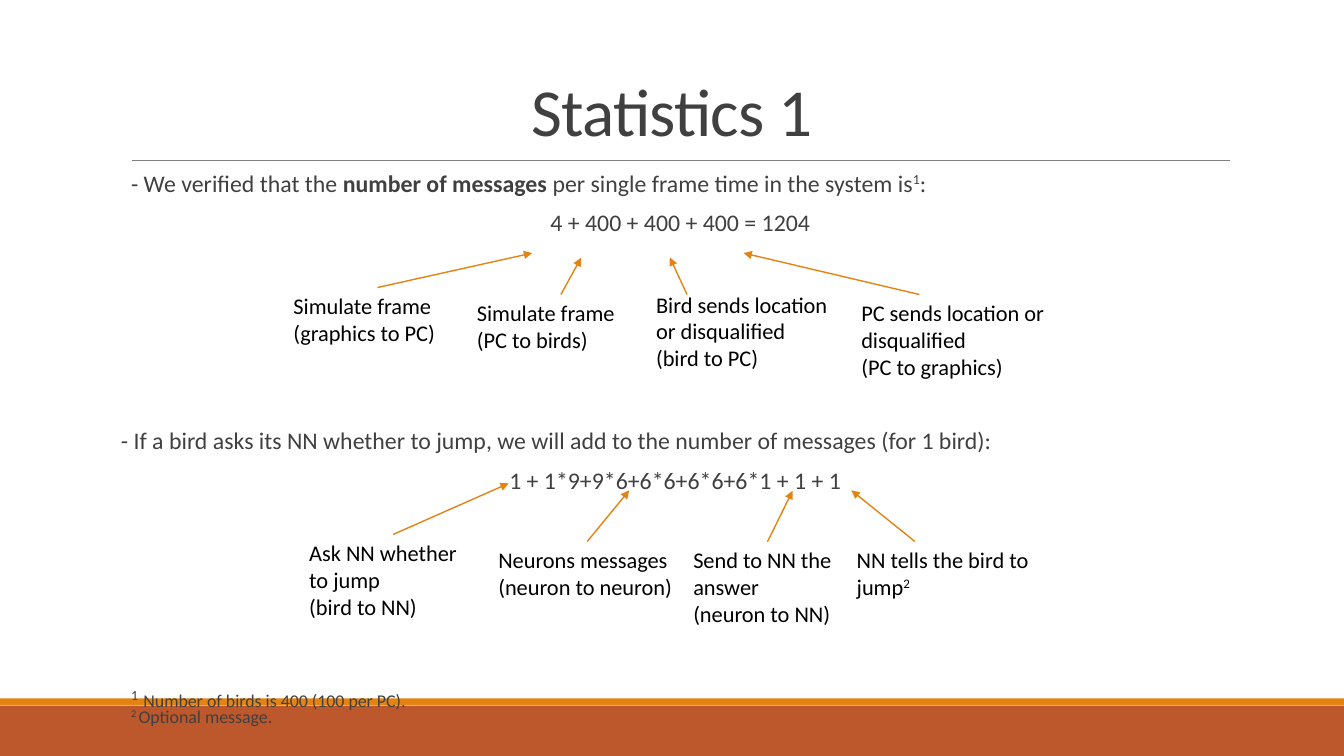
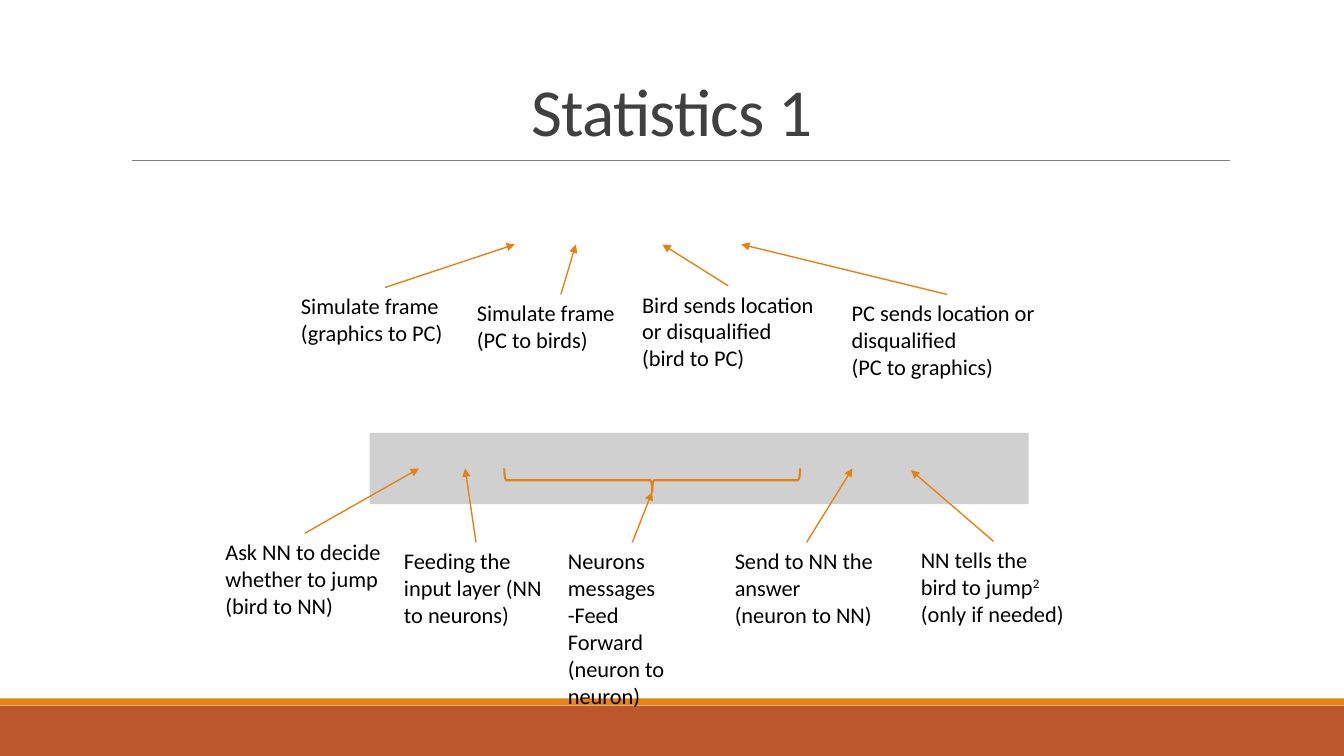
Before and after one commit to Tamir-Co/NeuroEvolutional-Dont-Touch-The-Spikes-with-Erlang, a slide deck: slide 9 of Reports/Final Project Presentation.pptx. Drawn at 1344x756 pixels with LibreOffice and Linux fonts; fonts in the diff are those of the drawing; grey boxes stand for pictures. Boxes give left, top, right and bottom in pixels: in the first picture for what was removed or moved away, otherwise in the second. Text is boxed around its words. In the diff, an @@ line names an element or a change of style, - is before the commit and + after.

```diff
--- a/Reports/Final Project Presentation.pptx
+++ b/Reports/Final Project Presentation.pptx
@@ text removed at [131,175,991,726] @@
-  - We verified that the number of messages per single frame time in the system is1:
-  4 + 400 + 400 + 400 = 1204
-- If a bird asks its NN whether to jump, we will add to the number of messages (for 1 bird):
-1 + 1*9+9*6+6*6+6*6+6*1 + 1 + 1
-  1 Number of birds is 400 (100 per PC).
-  2 Optional message.
@@ arrow moved from (378, 287) - (532, 253) to (385, 287) - (515, 244) @@
@@ arrow moved from (561, 294) - (582, 258) to (561, 294) - (576, 245) @@
@@ arrow moved from (688, 294) - (669, 257) to (728, 286) - (662, 245) @@
@@ arrow moved from (920, 294) - (744, 253) to (948, 294) - (741, 244) @@
@@ text "Simulate frame (graphics to PC)": place and size @@
-text "Simulate frame (graphics to PC)" at [293,298,435,345]
+text "Simulate frame (graphics to PC)" at [301,298,442,345]
@@ text "Bird sends location or disqualified ...": place and size @@
-text "Bird sends location or disqualified ..." at [656,294,828,369]
+text "Bird sends location or disqualified ..." at [642,297,814,369]
@@ text "PC sends location or disqualified ...": place and size @@
-text "PC sends location or disqualified ..." at [861,305,1044,379]
+text "PC sends location or disqualified ..." at [852,305,1035,379]
@@ picture added at [370,434,1029,505] @@
@@ arrow moved from (393, 534) - (509, 484) to (304, 533) - (419, 469) @@
@@ arrow added from (476, 542) to (465, 469), #E48312 1 pt @@
@@ right brace added at [504,469,800,492], outline #E48312 1.5 pt @@
@@ arrow moved from (767, 542) - (792, 491) to (807, 542) - (853, 469) @@
@@ arrow moved from (915, 541) - (852, 490) to (994, 541) - (911, 470) @@
@@ arrow moved from (588, 541) - (629, 490) to (632, 542) - (652, 492) @@
@@ text at [225,544,380,617]: text changed @@
-Ask NN whether to jump
-(bird to NN)
+Ask NN to decide whether to jump
+(bird to NN)
@@ text added at [404,553,542,626], 16 pt, text #000000 @@
+Feeding the input layer (NN to neurons)
@@ text at [568,554,664,710]: text changed @@
-Neurons messages
-(neuron to neuron)
+Neurons messages -Feed Forward
+(neuron to neuron)
@@ text "Send to NN the answer ...": place and size @@
-text "Send to NN the answer ..." at [693,552,831,625]
+text "Send to NN the answer ..." at [735,553,873,626]
@@ text at [921,552,1063,626]: text changed @@
-NN tells the bird to jump2
+NN tells the bird to jump2 (only if needed)
```
Also in this commit, not shown: 2 other slides changed, 1 other file.
